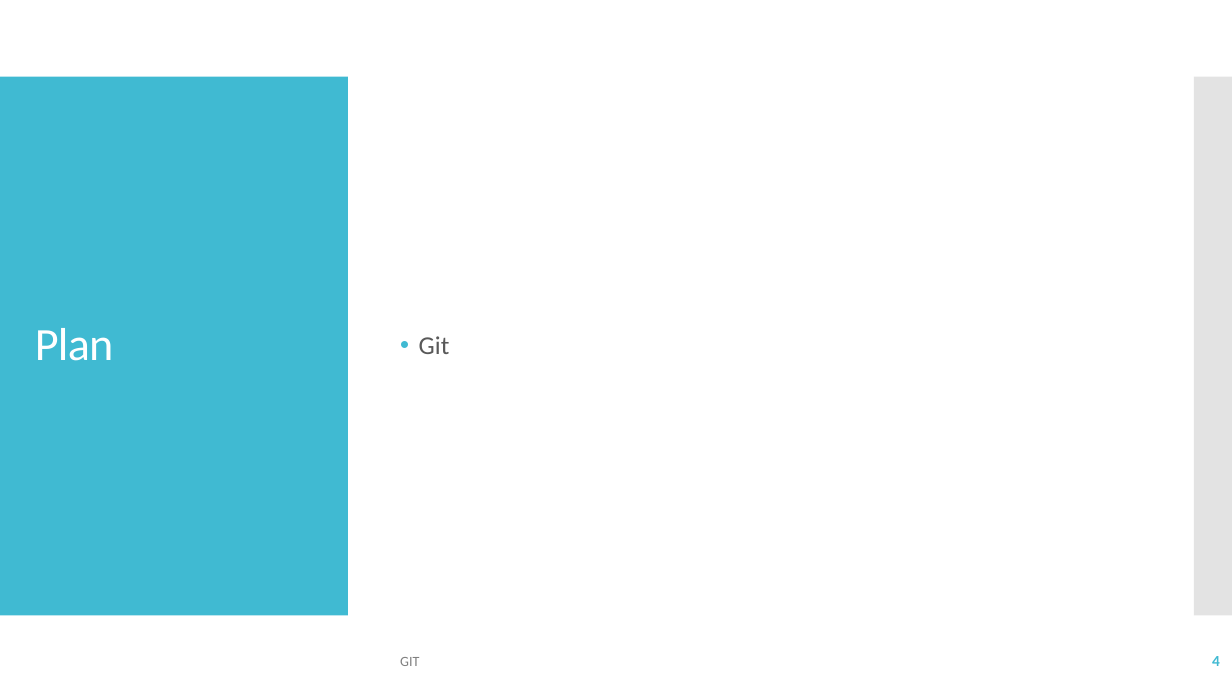
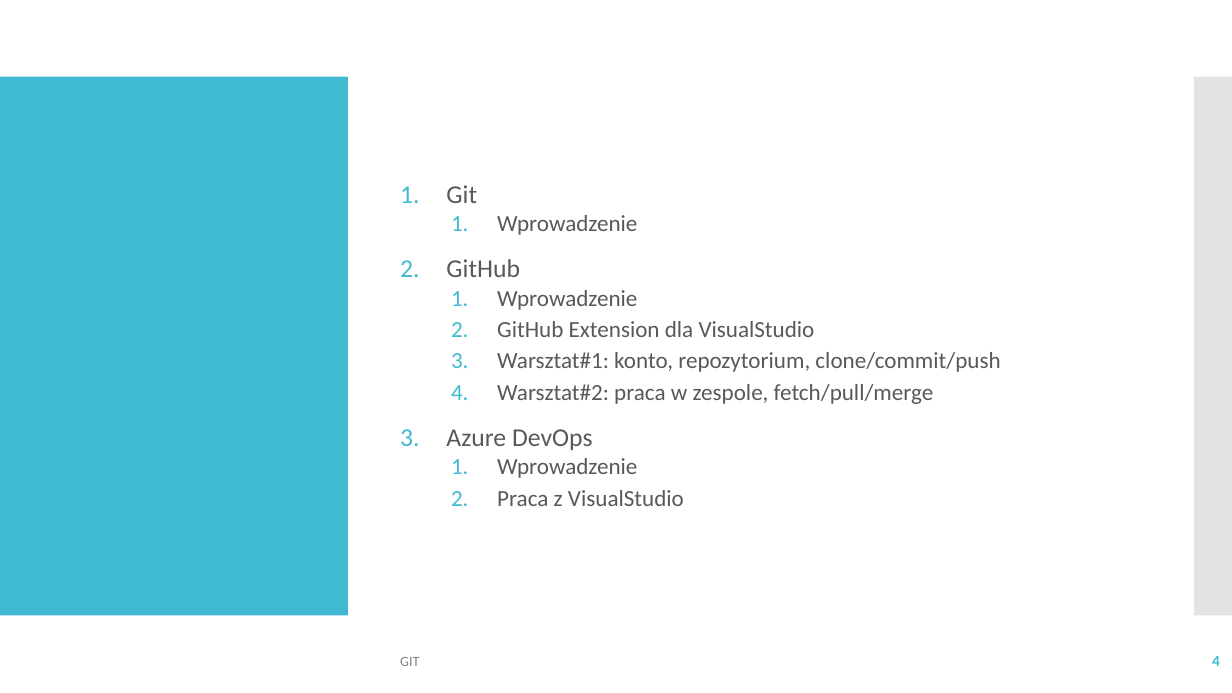
Before and after one commit to IlonaKulon/SzkolenieZIIMI, a slide deck: slide 4 of slajdy/ZIIMI_01_GIT.pptx. Drawn at 1232x693 pixels with LibreOffice and Linux fonts; fonts in the diff are those of the drawing. Boxes give left, top, right and bottom in pixels: in the first picture for what was removed or moved away, otherwise in the second. Text is boxed around its words. In the diff, an @@ line names an element or a change of style, - is before the commit and + after.

```diff
--- a/slajdy/ZIIMI_01_GIT.pptx
+++ b/slajdy/ZIIMI_01_GIT.pptx
@@ text at [446, 185, 477, 203]: bullet • to 1. @@
@@ text at [497, 215, 1000, 506]: paragraphs added @@
+  1. Wprowadzenie
+2. GitHub
+  1. Wprowadzenie
+  2. GitHub Extension dla VisualStudio
+  3. Warsztat#1: konto, repozytorium, clone/commit/push
+  4. Warsztat#2: praca w zespole, fetch/pull/merge
+3. Azure DevOps
+  1. Wprowadzenie
+  2. Praca z VisualStudio
@@ title removed at [35, 328, 114, 361] @@
-Plan
```
Also in this commit, not shown: 2 other slides changed, 2 slides added.
